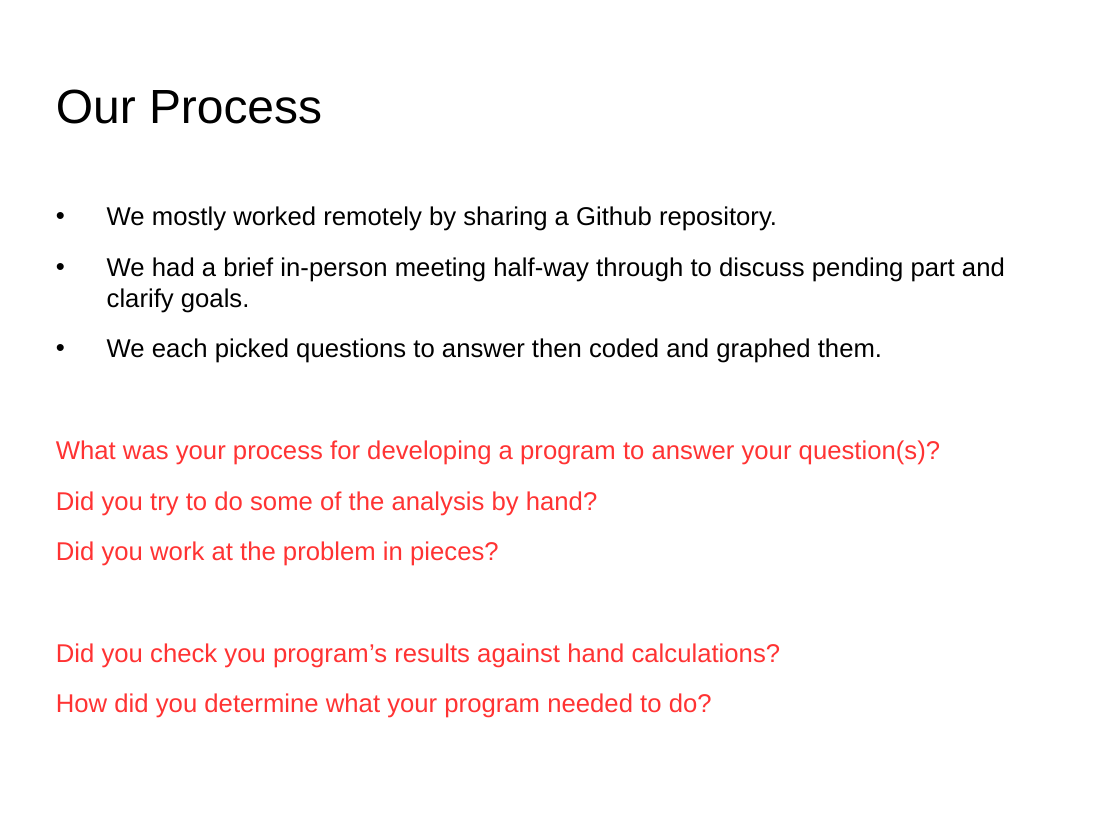
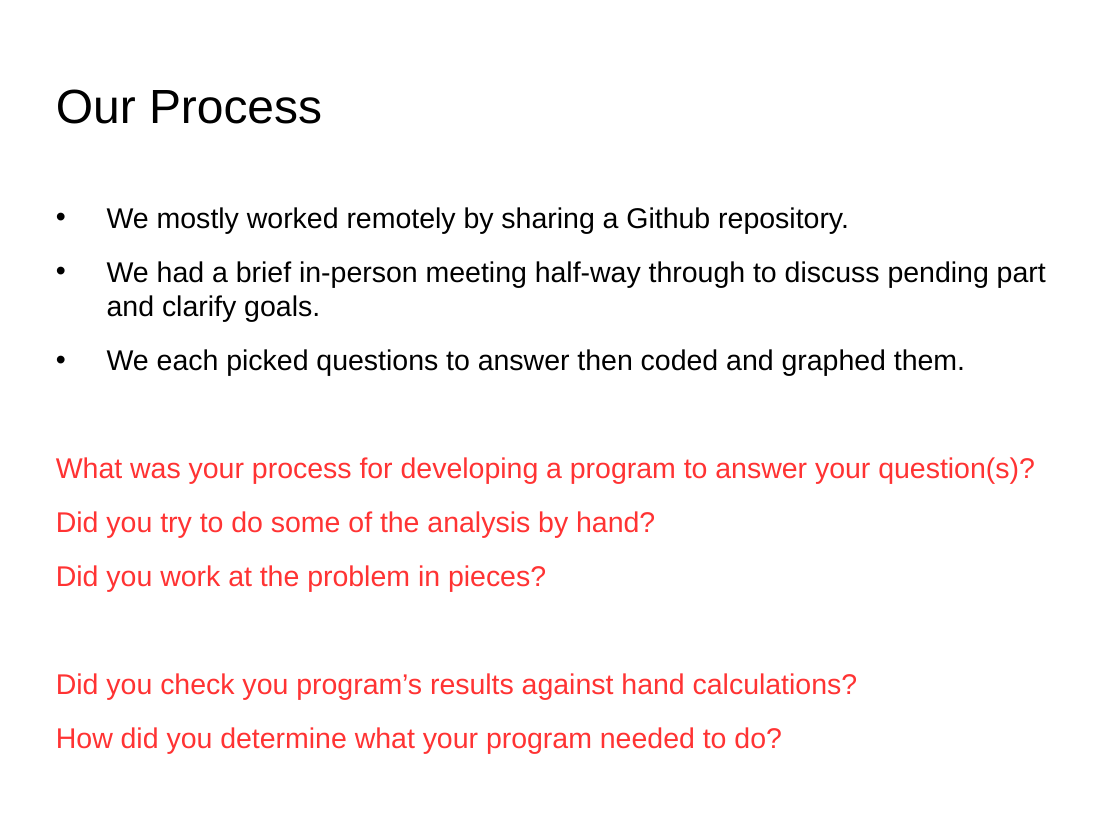
Before and after one commit to tawrahim/PCP_Final_Project, a slide deck: slide 7 of presentation.ppt. Drawn at 1120x840 pixels with LibreOffice and Linux fonts; fonts in the diff are those of the drawing; background and template pictures are left out. Boxes give left, top, right and bottom in pixels: in the first picture for what was removed or moved away, otherwise in the second. Text is boxed around its words. In the diff, an @@ line names an element or a change of style, - is before the commit and + after.

```diff
--- a/presentation.ppt
+++ b/presentation.ppt
@@ text "We mostly worked remotely by ..." at (x1=56, y1=207, x2=1046, y2=754): size 18.2 to 20.1 pt @@
```
Also in this commit, not shown: 3 slides added, 3 other files.
